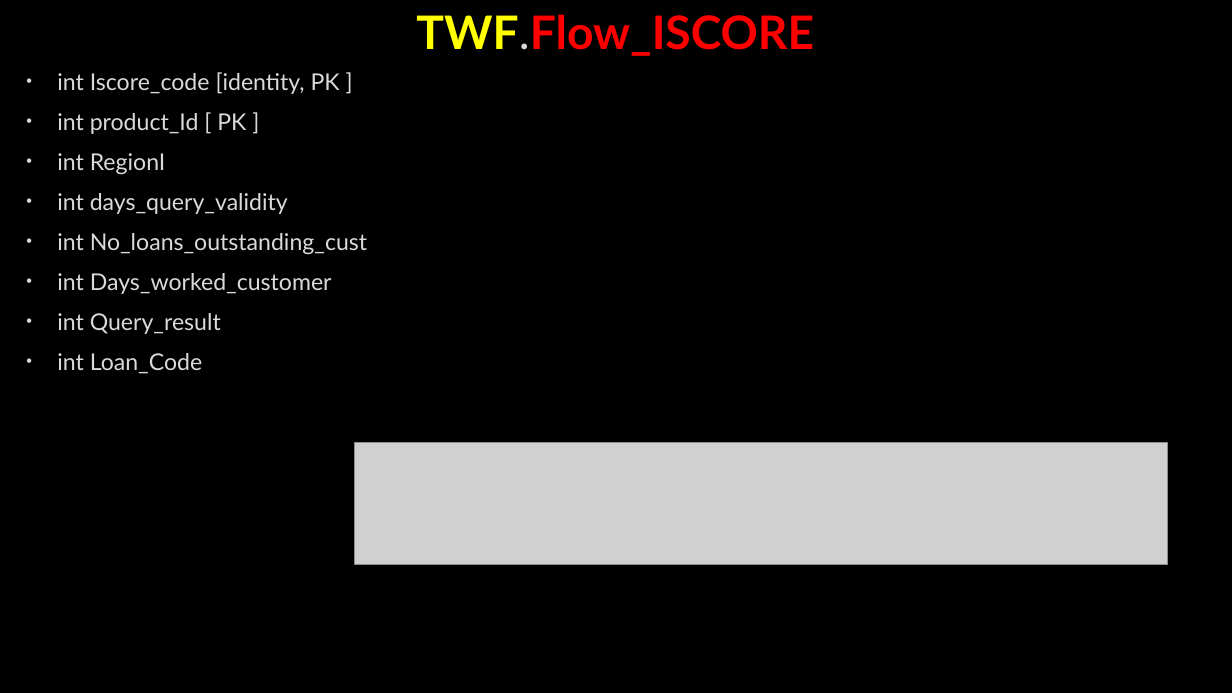
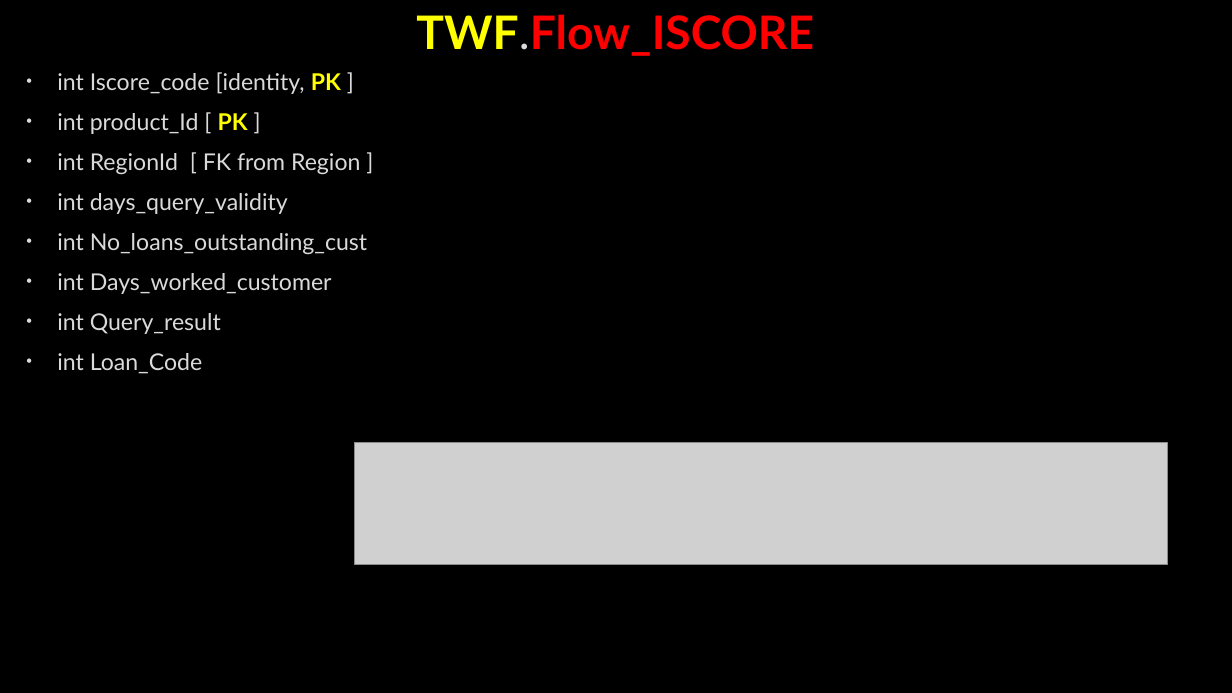
Before and after one commit to AhmedMohamedSamir1/Summary, a slide deck: slide 116 of Dot Net/Business.pptx (slide 115 before the commit). Drawn at 1232x693 pixels with LibreOffice and Linux fonts; fonts in the diff are those of the drawing; grey boxes stand for pictures; background and template pictures are left out. Boxes give left, top, right and bottom in pixels: in the first picture for what was removed or moved away, otherwise in the second. Text is boxed around its words. In the diff, an @@ line names an element or a change of style, - is before the commit and + after.

```diff
--- a/Dot Net/Business.pptx
+++ b/Dot Net/Business.pptx
@@ text at [57,72,341,134]: text colour #DADADA to #FFFF00, bold on in "PK", "PK" @@
@@ text at [57,153,360,175]: text changed @@
-• int RegionI
+• int RegionId [ FK from Region ]
```
Also in this commit, not shown: 12 other slides changed, 10 slides added, 1 slide removed, 2 other files.
